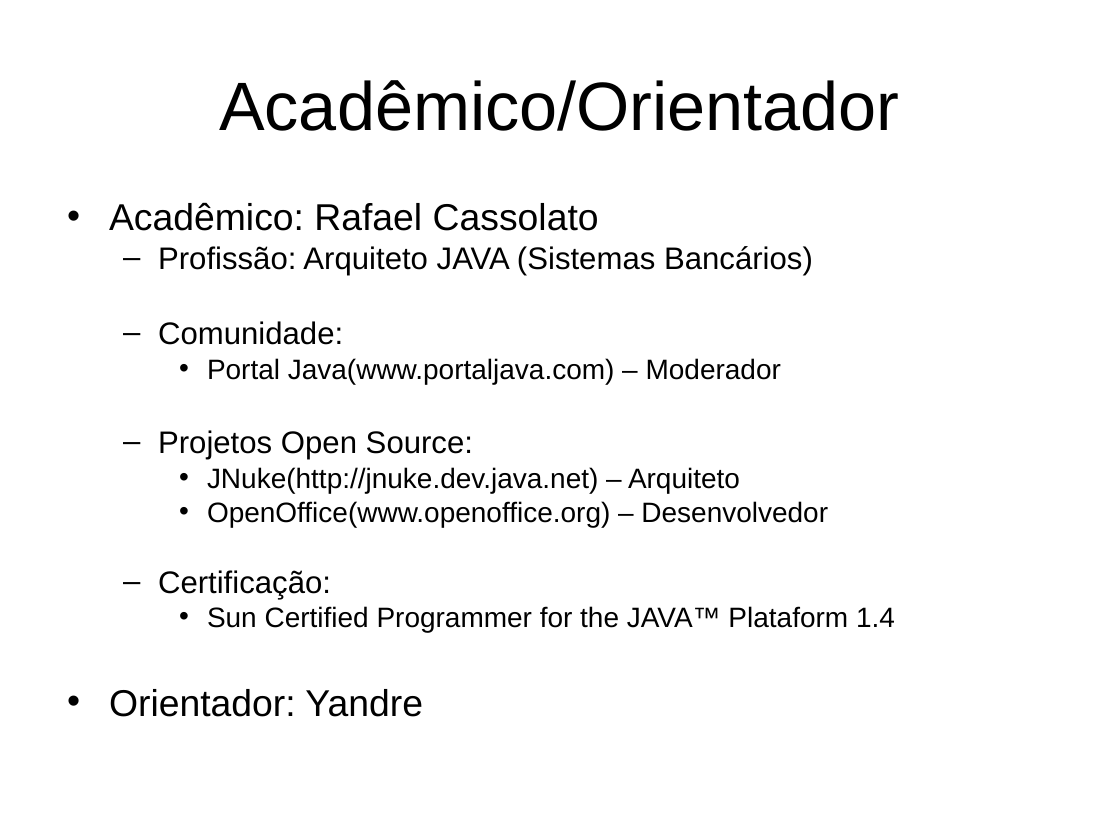
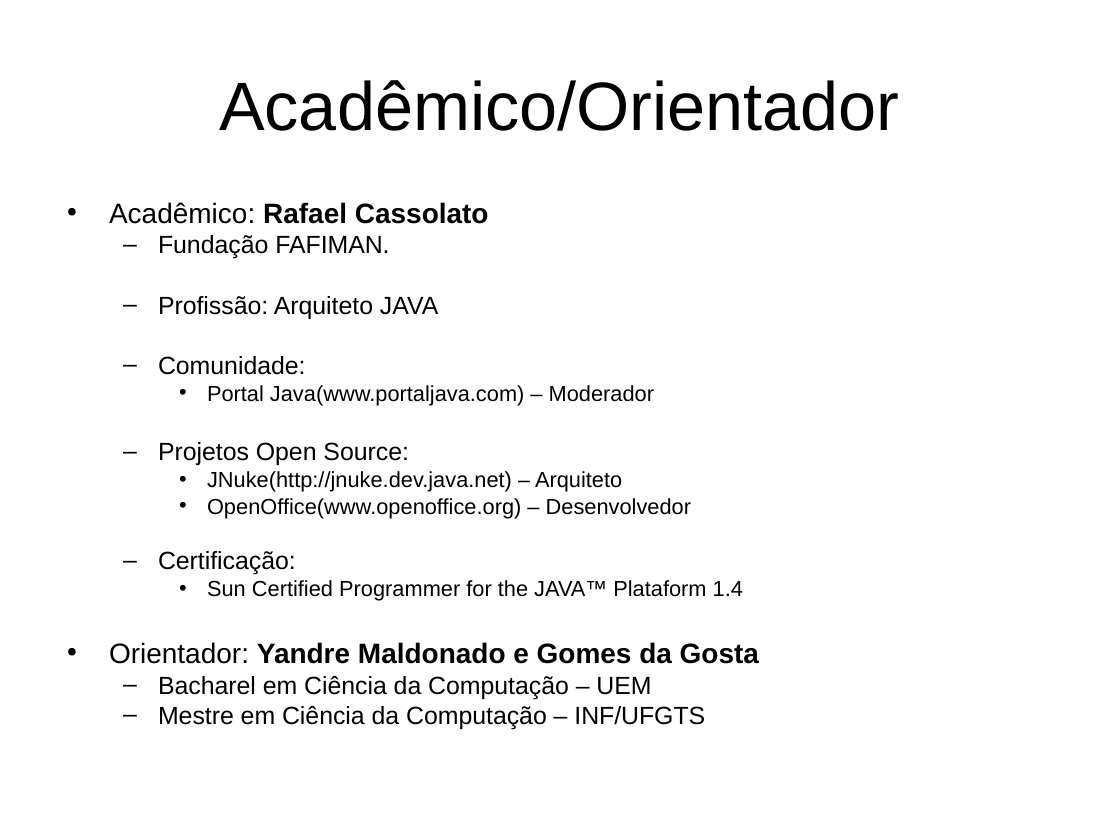
Before and after one commit to eduardoabreubg/sctmf, a slide deck: slide 2 of trunk/sctmf/documentation/Apresentação.ppt. Drawn at 1120x840 pixels with LibreOffice and Linux fonts; fonts in the diff are those of the drawing. Boxes give left, top, right and bottom in pixels: in the first picture for what was removed or moved away, otherwise in the second. Text is boxed around its words. In the diff, an @@ line names an element or a change of style, - is before the commit and + after.

```diff
--- a/trunk/sctmf/documentation/Apresentação.ppt
+++ b/trunk/sctmf/documentation/Apresentação.ppt
@@ text at [109,202,743,601]: size 24 to 18 pt in "Acadêmico: Rafael Cassolato"; bold on in "Rafael Cassolato"; size 20 to 16 pt in "Comunidade:", "Projetos Open Source:", "Certificação:"; size 18 to 14 pt in "Portal Java(www.portaljava.com) – Moderador", "JNuke(http://jnuke.dev.java.net) – Arquiteto", "OpenOffice(www.openoffice.org) – Desenvolvedor", "Sun Certified Programmer for the JAVA™ Plataform ..."; less space between paragraphs @@
@@ text at [158,235,438,319]: text changed; size 20 to 16 pt @@
-  – Profissão: Arquiteto JAVA (Sistemas Bancários)
+  – Fundação FAFIMAN.
+  – Profissão: Arquiteto JAVA
@@ text at [109,642,759,730]: text changed; size 24 to 16 pt @@
-• Orientador: Yandre
+• Orientador: Yandre Maldonado e Gomes da Gosta
+  – Bacharel em Ciência da Computação – UEM
+  – Mestre em Ciência da Computação – INF/UFGTS
```
Also in this commit, not shown: 1 slide added.
